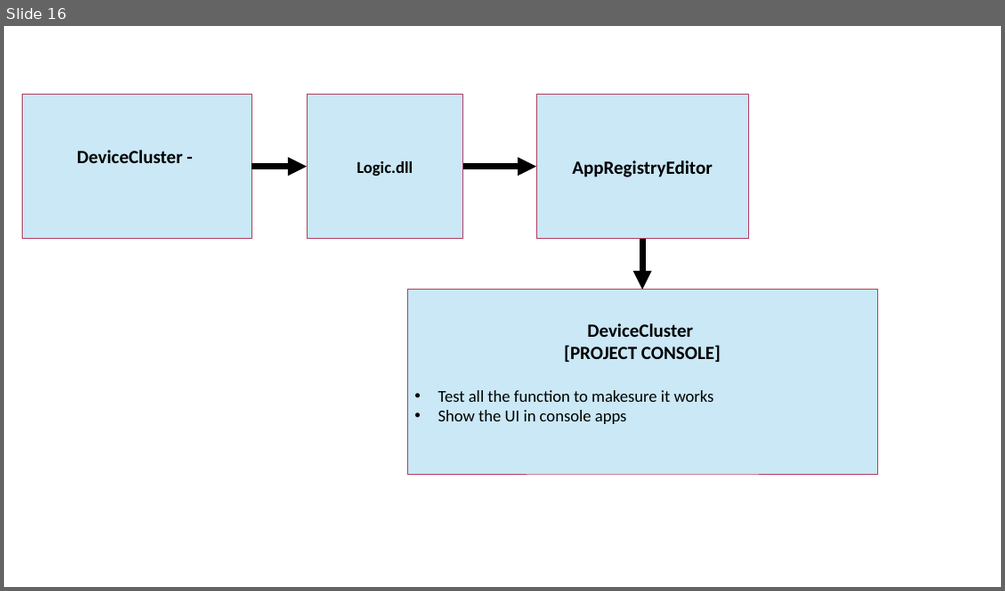
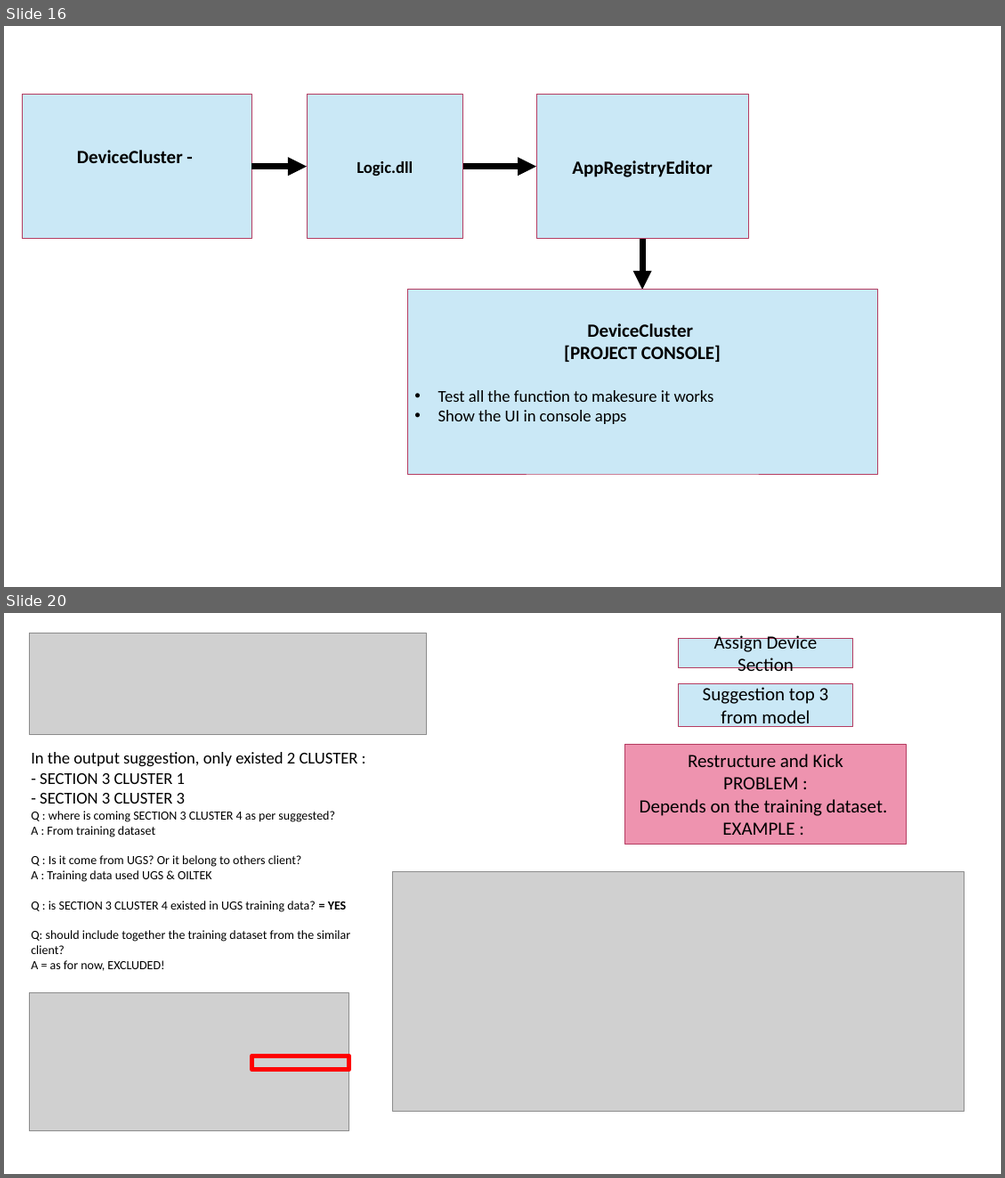
Before and after one commit to Syaziyah30/DeviceCluster, a slide deck: 1.training_model/supplementary/Device Identifier 20260520.pptx. Shown one above the other, each under a label of ours: slide 16 before the commit, slides 16 and 20 after it; the slides between them are not shown. The pictures are 1005x591 and 1005x1178 pixels, drawn with LibreOffice and Linux fonts; fonts in the diff are those of the drawing; grey boxes stand for pictures. Boxes give left, top, right and bottom in pixels: in the first picture for what was removed or moved away, otherwise in the second. Text is boxed around its words. In the diff, an @@ line names an element or a change of style, - is before the commit and + after.

Commit message:
Update - Program.cs output prediction suggestion

```diff
--- a/1.training_model/supplementary/Device Identifier 20260520.pptx
+++ b/1.training_model/supplementary/Device Identifier 20260520.pptx
@@ slide 20 added at [4,613,1001,1174], background #FFFFFF @@
@@ picture added at [30,633,427,734] @@
@@ rectangle added at [679,638,853,667], fill #CAE8F6, outline #B63C62 0.75 pt, 18 pt, text #000000 @@
+Assign Device Section
@@ rectangle added at [679,683,853,726], fill #CAE8F6, outline #B63C62 0.75 pt, 18 pt, text #000000 @@
+Suggestion top 3 from model
@@ rectangle added at [625,744,906,844], fill #EE93AF, outline #B63C62 0.75 pt, 18 pt, text #000000 @@
+Restructure and Kick
+PROBLEM :
+Depends on the training dataset.
+EXAMPLE :
@@ text added at [31,752,358,971], 12 pt, text #000000 @@
+In the output suggestion, only existed 2 CLUSTER :
+- SECTION 3 CLUSTER 1
+- SECTION 3 CLUSTER 3
+Q : where is coming SECTION 3 CLUSTER 4 as per suggested?
+A : From training dataset
+Q : Is it come from UGS? Or it belong to others client?
+A : Training data used UGS & OILTEK
+Q : is SECTION 3 CLUSTER 4 existed in UGS training data? = YES
+Q: should include together the training dataset from the similar client?
+A = as for now, EXCLUDED!
@@ picture added at [393,872,964,1111] @@
@@ picture added at [30,993,349,1131] @@
@@ rectangle added at [252,1055,349,1070], outline #FF0000 4.5 pt @@
```
Also in this commit, not shown: 4 other slides added, 4 other files.
